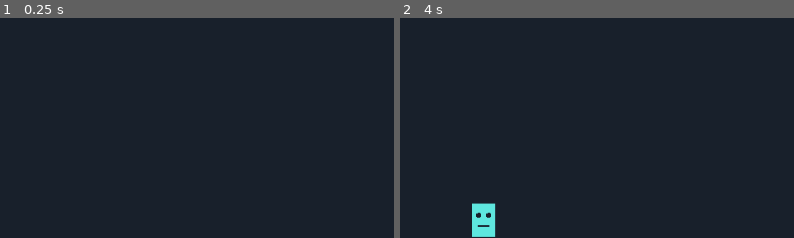
Above: before the commit, frames 1-2 (left to right).
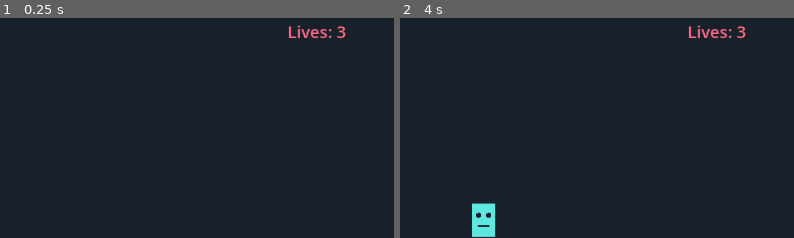
Above: after the commit, the same moments.

Repository: HimaBindhu-j/trap-platformer
Game: Godot game, scene res://Main.tscn
Two runs of this game, one before a commit and one after it. Both use one fixed random seed, a clock stepped at 60 frames per second and the inputs below.
Inputs:
- Up to frame 1 (0.25 s): no input
- Up to frame 2 (4 s): tap Enter at 0.5 s; hold D (move_right) 0.53-2.03 s; tap Space (jump) at 0.77, 1.52, 3.02, 3.77 s; hold A (move_left) 2.03-2.78 s; hold D (move_right) from 2.78 s (still down)
The pictures show only the part of the screen within x 50-100%, y 0-50%; the shares and areas given below are measured in that part.

The runs differ from the first frame. In frame 1, 0.4% of the frame differs, in the area x 73-88%, y 3-10%; in frame 2, 0.4%.

Commit message:
Add lives and game over system

Diff:
--- a/trap_platformer/Level.gd
+++ b/trap_platformer/Level.gd
@@ -36,6 +36,7 @@
 		rect.size = Vector2(24, 25)
 		shape.shape = rect
 		spike.position = s + Vector2(12, -12)
+		spike.monitoring = true
 
 		spike.add_child(shape)
 		add_child(spike)
--- a/trap_platformer/Main.gd
+++ b/trap_platformer/Main.gd
@@ -1,8 +1,10 @@
 extends Node2D
 
-var deaths := 0
+var lives := 3
 var won := false
+var game_over := false
 var message := ""
+
 
 func _ready():
 	queue_redraw()
@@ -11,16 +13,30 @@
 	if Input.is_action_just_pressed("restart"):
 		get_tree().reload_current_scene()
 
+		if game_over or won:
+			return
+
 	var player = $Player
+
 	if player.global_position.y > 650:
-		deaths += 1
 		player.global_position = Vector2(90, 430)
 		player.velocity = Vector2.ZERO
 		message = "OUCH! Try again..."
 		queue_redraw()
 
 func kill_player():
-	deaths += 1
+	if game_over or won:
+		return
+
+	lives -= 1
+
+	if lives <= 0:
+		game_over = true
+		message = "LIVES OVER!"
+		$Player.velocity = Vector2.ZERO
+		queue_redraw()
+		return
+
 	$Player.global_position = Vector2(90, 430)
 	$Player.velocity = Vector2.ZERO
 	message = "OUCH! Try again..."
@@ -42,14 +58,25 @@
 	draw_string(ThemeDB.fallback_font, Vector2(28, 62),
 		"A/D or ←/→ = Move     SPACE/W/↑ = Jump     R = Restart",
 		HORIZONTAL_ALIGNMENT_LEFT, -1, 16, Color("#b9c4d0"))
+	draw_string(
+		ThemeDB.fallback_font,
+		Vector2(820, 35),
+		"Lives: %d" % lives,
+		HORIZONTAL_ALIGNMENT_LEFT,
+		-1,
+		20,
+		Color("#ff6b81"))
 
 	if message != "":
-		draw_string(ThemeDB.fallback_font, Vector2(330, 55),
-			message, HORIZONTAL_ALIGNMENT_LEFT, -1, 18, Color("#ffd166"))
-
-		draw_string(ThemeDB.fallback_font, Vector2(28, 530),
-		   "Deaths: %d" % deaths, HORIZONTAL_ALIGNMENT_LEFT, -1, 16, Color("#ff8fa3"))
-
+		draw_string(
+			ThemeDB.fallback_font,
+			 Vector2(380, 85),
+			message,
+			HORIZONTAL_ALIGNMENT_LEFT,
+			-1,
+			20,
+			Color("#ffd166")
+		)
 	if won:
 		draw_rect(Rect2(260, 190, 440, 110), Color("#111820"))
 		draw_string(ThemeDB.fallback_font, Vector2(350, 245),
